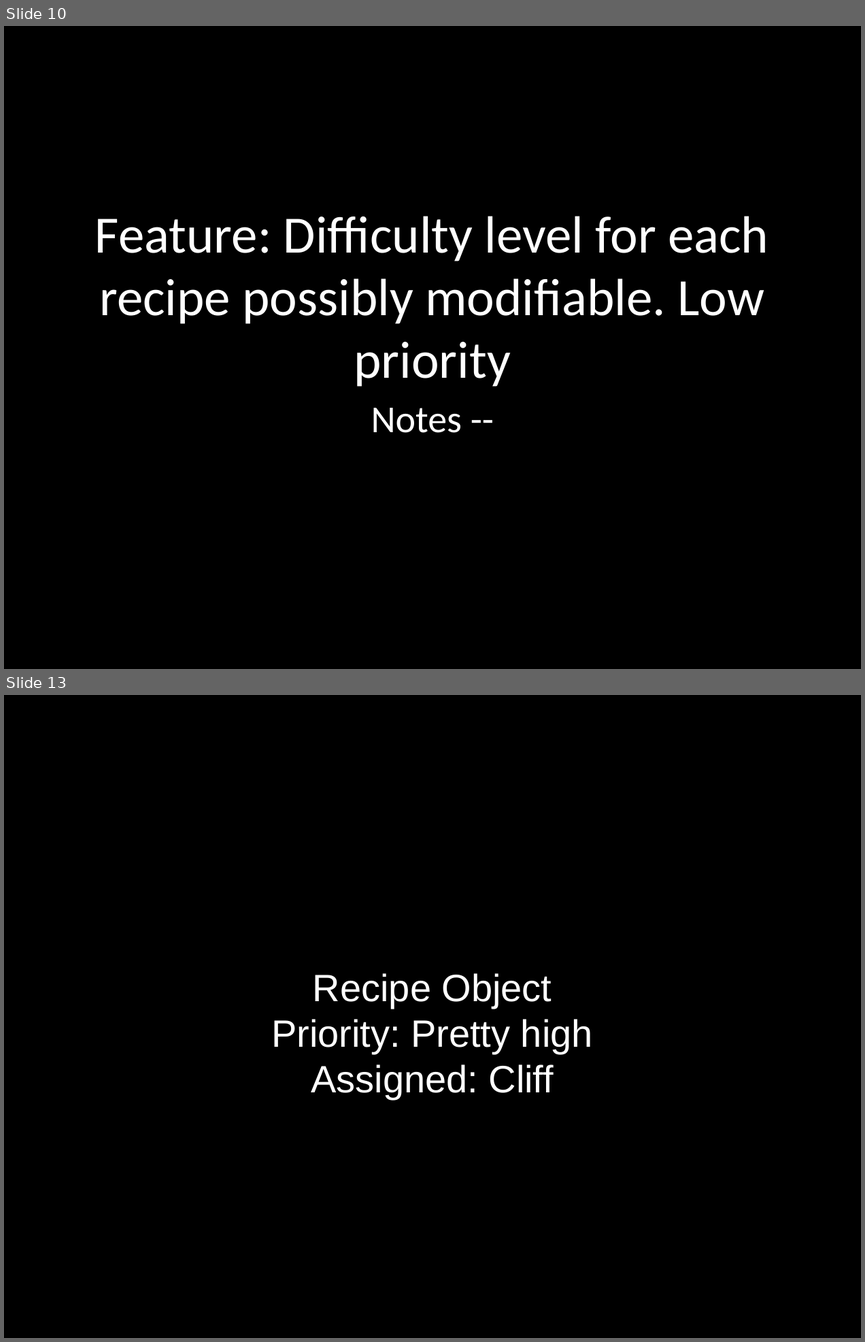
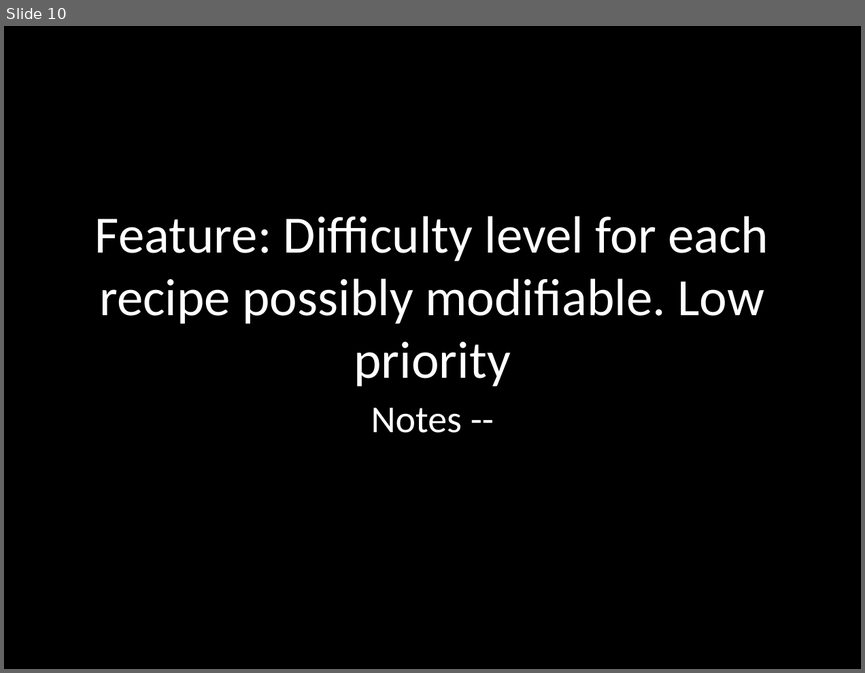
Before and after one commit to ucsdCSE110wi16/CSE110M240T7, a slide deck: CSE-110-Project-Cookbook.odp. Shown one above the other, each under a label of ours: slides 10 and 13 before the commit, slide 10 after it; the slides between them are not shown. The pictures are 865x1342 and 865x673 pixels, drawn with LibreOffice and Linux fonts; fonts in the diff are those of the drawing. Boxes give left, top, right and bottom in pixels: in the first picture for what was removed or moved away, otherwise in the second. Text is boxed around its words. In the diff, an @@ line names an element or a change of style, - is before the commit and + after.

```diff
--- a/CSE-110-Project-Cookbook.odp
+++ b/CSE-110-Project-Cookbook.odp
@@ slide 13 removed at [4, 695, 861, 1338], background #000000 @@
@@ subtitle removed at [271, 973, 593, 1100] @@
-Recipe Object
-Priority: Pretty high
-Assigned: Cliff
```
Also in this commit, not shown: 3 slides changed, 5 slides added, 1 other slide removed.
